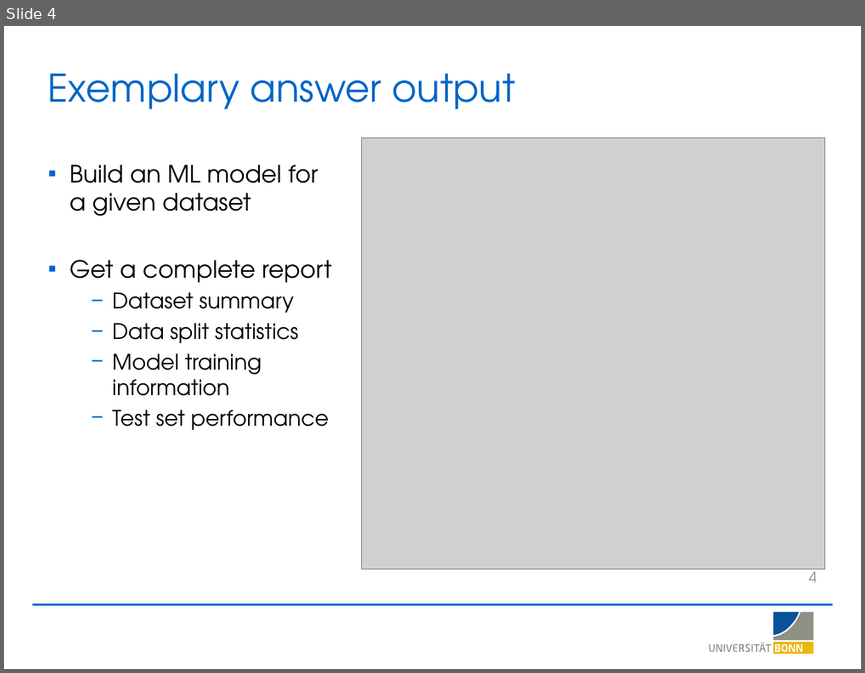
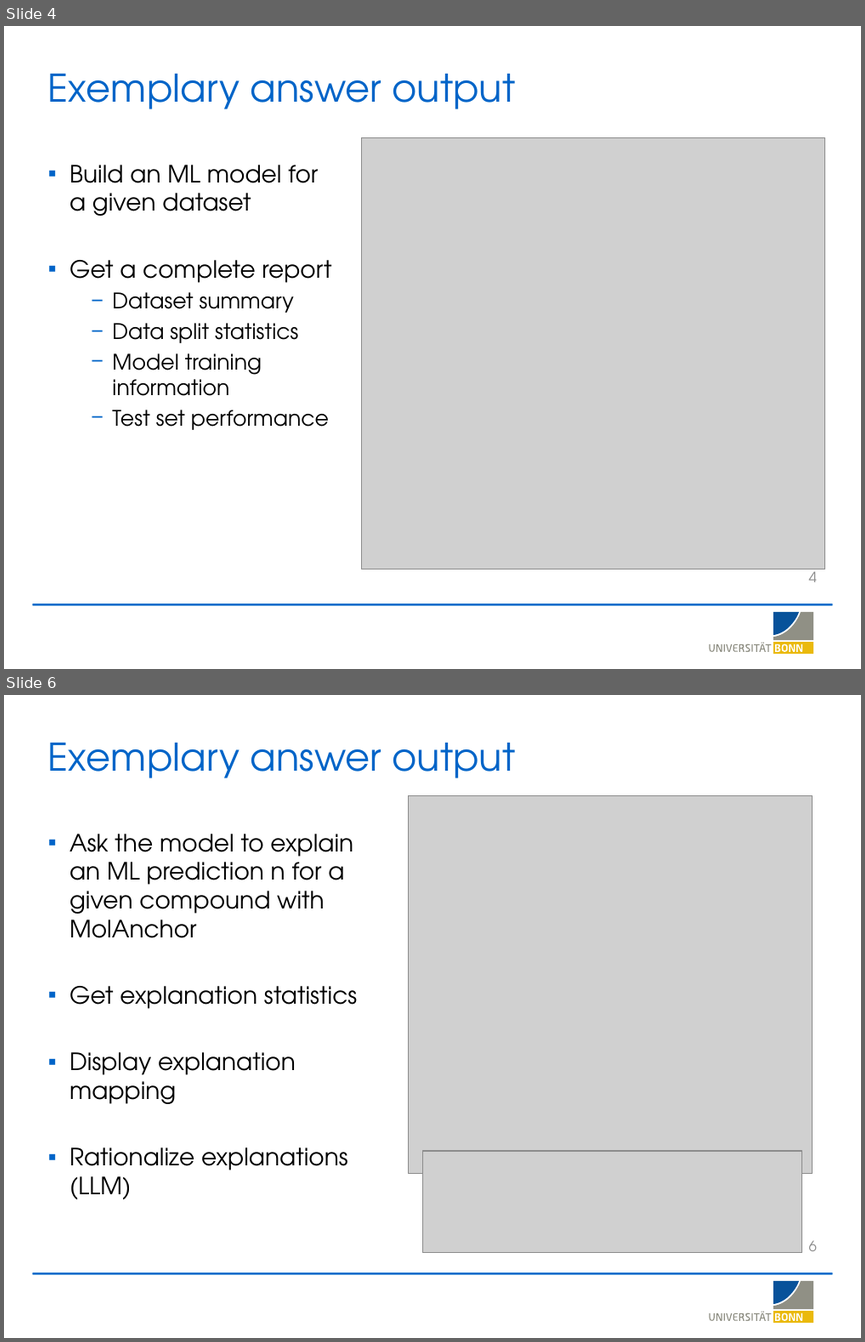
Before and after one commit to LSI-Uni-Bonn/ChemicHAL, a slide deck: slides/AI_Agent_Explainability.pptx. Shown one above the other, each under a label of ours: slide 4 before the commit, slides 4 and 6 after it; the slides between them are not shown. The pictures are 865x673 and 865x1342 pixels, drawn with LibreOffice and Linux fonts; fonts in the diff are those of the drawing; grey boxes stand for pictures; background and template pictures are left out. Boxes give left, top, right and bottom in pixels: in the first picture for what was removed or moved away, otherwise in the second. Text is boxed around its words. In the diff, an @@ line names an element or a change of style, - is before the commit and + after.

```diff
--- a/slides/AI_Agent_Explainability.pptx
+++ b/slides/AI_Agent_Explainability.pptx
@@ slide 6 added at box(4, 695, 861, 1338), background #FFFFFF; not listed: 20 template elements that a slide beside it also shows @@
@@ title added at box(48, 743, 515, 778), 32 pt, text #0064C8 @@
+Exemplary answer output
@@ picture added at box(409, 796, 812, 1173) @@
@@ text added at box(69, 834, 357, 1199), 20 pt, text #000000 @@
+▪ Ask the model to explain an ML prediction n for a given compound with MolAnchor
+▪ Get explanation statistics
+▪ Display explanation mapping
+▪ Rationalize explanations (LLM)
@@ picture added at box(422, 1151, 801, 1253) @@
@@ page number added at box(809, 1241, 817, 1251), 12 pt, text #8B8B8B @@
+6
```
Also in this commit, not shown: 2 slides changed, 2 other slides added, 1 other file.
